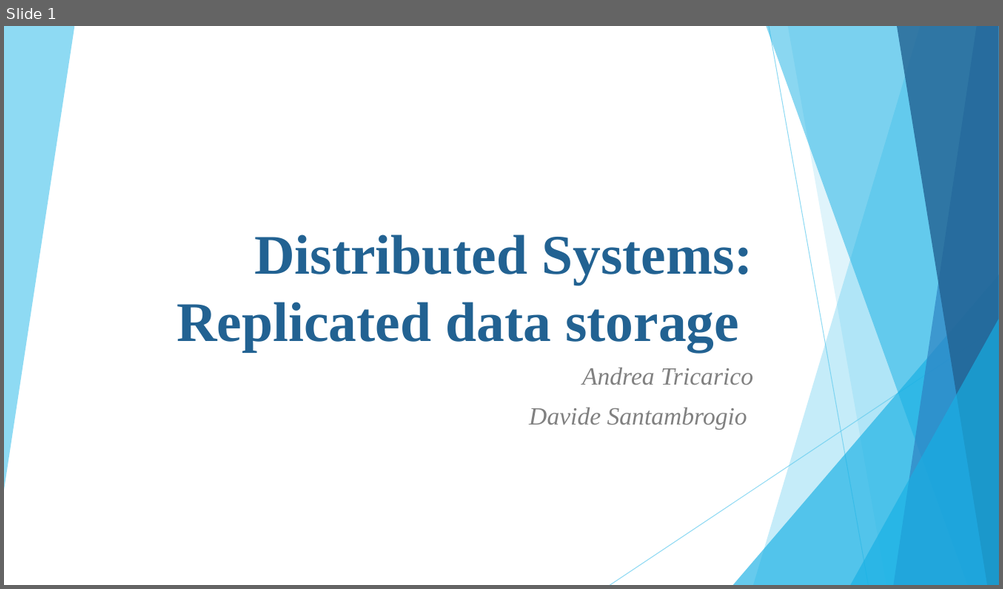
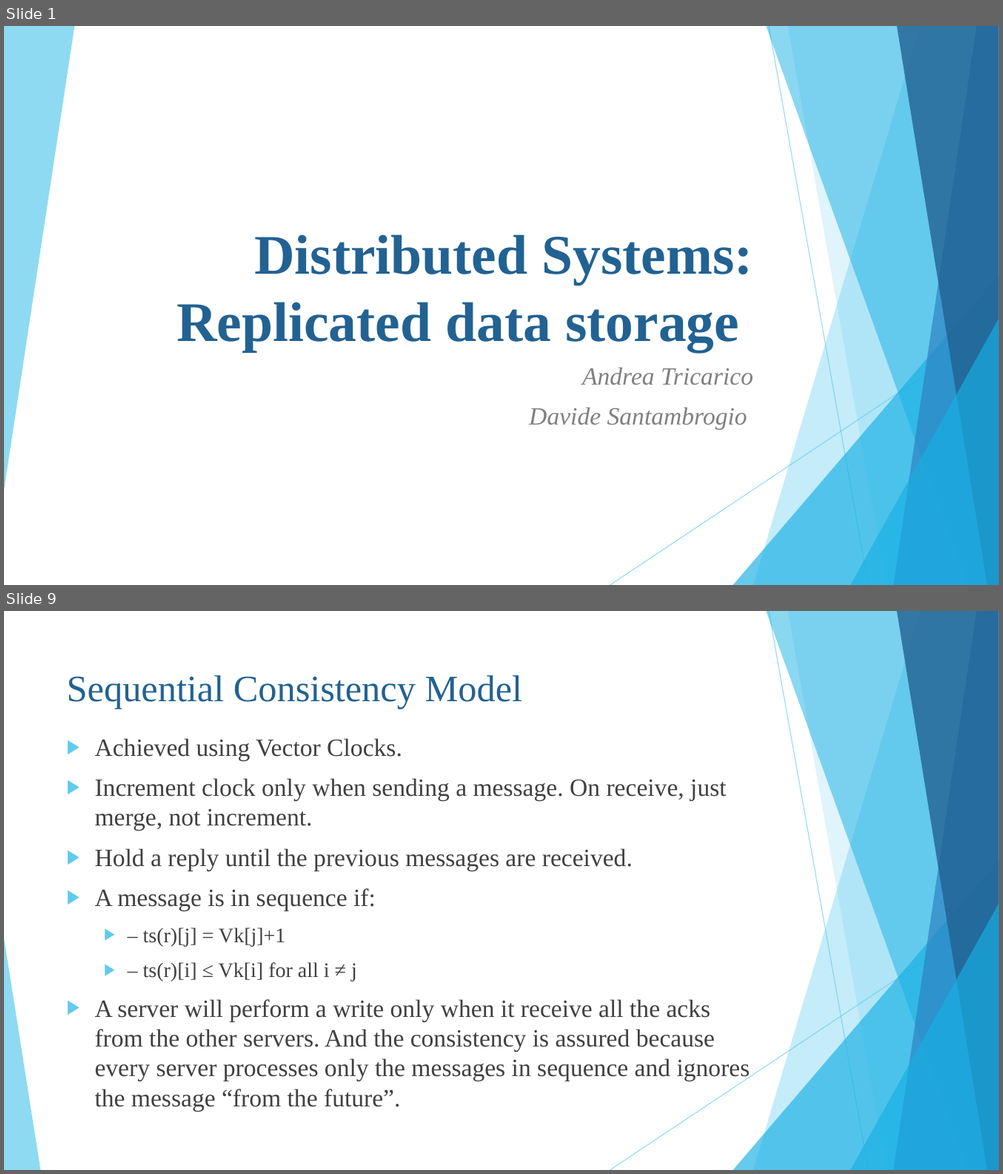
Before and after one commit to Trik17/DistSysPST, a slide deck: SlidesPresentation.pptx. Shown one above the other, each under a label of ours: slide 1 before the commit, slides 1 and 9 after it; the slides between them are not shown. The pictures are 1003x589 and 1003x1174 pixels, drawn with LibreOffice and Linux fonts; fonts in the diff are those of the drawing. Boxes give left, top, right and bottom in pixels: in the first picture for what was removed or moved away, otherwise in the second. Text is boxed around its words. In the diff, an @@ line names an element or a change of style, - is before the commit and + after.

```diff
--- a/SlidesPresentation.pptx
+++ b/SlidesPresentation.pptx
@@ slide 9 added at [4,611,999,1170], background #FFFFFF; not listed: 9 template elements that a slide beside it also shows @@
@@ title added at [67,675,522,709], 36 pt, text #226292 @@
+Sequential Consistency Model
@@ text added at [95,738,750,1111], 24 pt, text #404040 @@
+▶ Achieved using Vector Clocks.
+▶ Increment clock only when sending a message. On receive, just merge, not increment.
+▶ Hold a reply until the previous messages are received.
+▶ A message is in sequence if:
+  ▶ – ts(r)[j] = Vk[j]+1
+  ▶ – ts(r)[i] ≤ Vk[i] for all i ≠ j
+▶ A server will perform a write only when it receive all the acks from the other servers. And the consistency is assured because every server processes only the messages in sequence and ignores the message “from the future”.
@@ triangle added at [4,939,40,1170], fill #5FCBEF at 70% opacity @@
```
Also in this commit, not shown: 6 slides changed, 3 other slides added, 1 other file.
